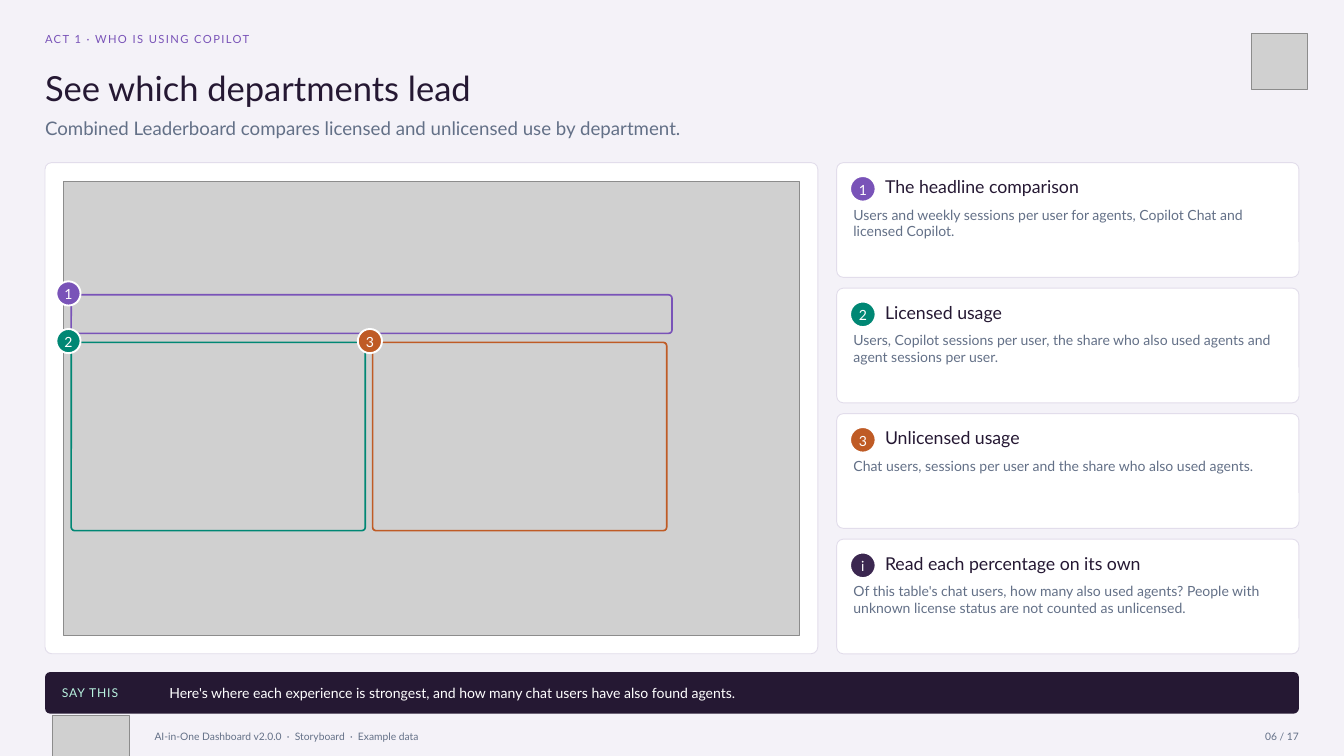
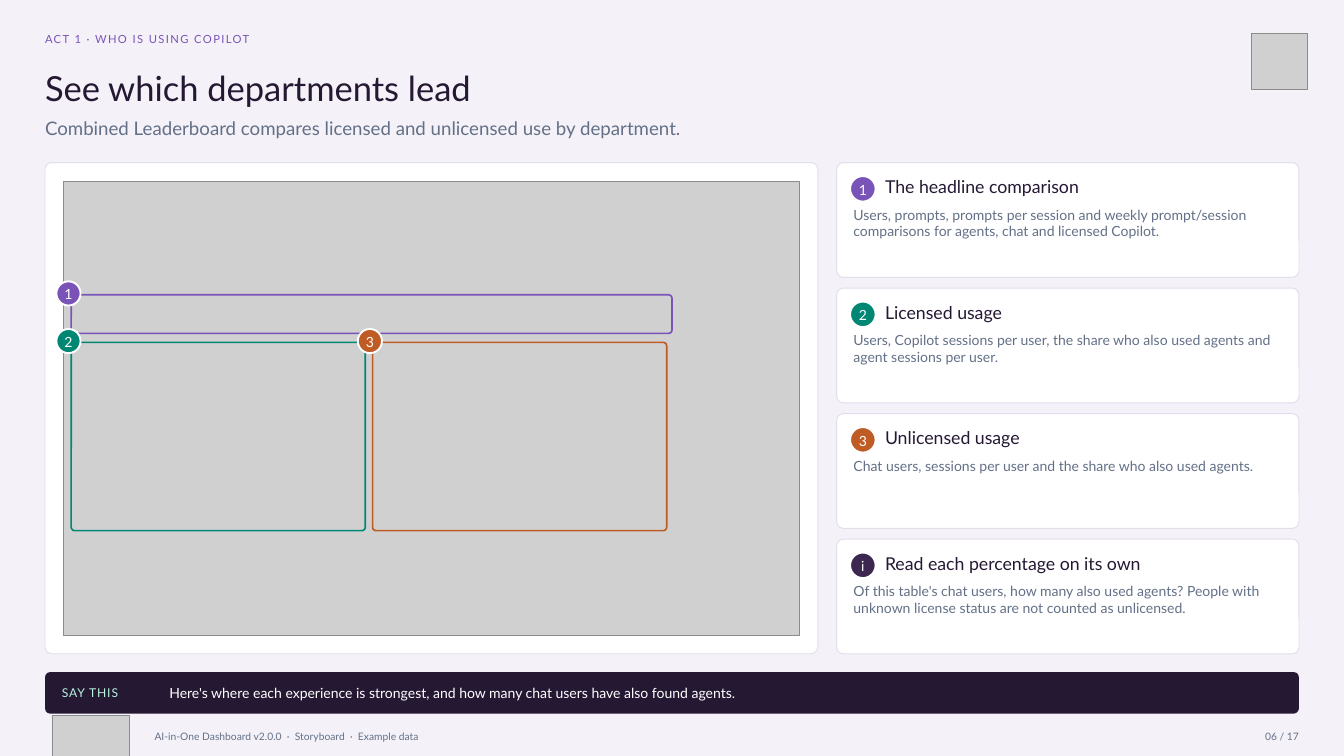
Before and after one commit to microsoft/AI-in-One-Dashboard, a slide deck: slide 6 of AI-in-One-v2.0.0-Storyboard.pptx. Drawn at 1344x756 pixels with LibreOffice and Linux fonts; fonts in the diff are those of the drawing; grey boxes stand for pictures. Boxes give left, top, right and bottom in pixels: in the first picture for what was removed or moved away, otherwise in the second. Text is boxed around its words. In the diff, an @@ line names an element or a change of style, - is before the commit and + after.

```diff
--- a/AI-in-One-v2.0.0-Storyboard.pptx
+++ b/AI-in-One-v2.0.0-Storyboard.pptx
@@ text at <box>853,209,1246,239</box>: text changed @@
-Users and weekly sessions per user for agents, Copilot Chat and licensed Copilot.
+Users, prompts, prompts per session and weekly prompt/session comparisons for agents, chat and licensed Copilot.
```
Also in this commit, not shown: 5 other slides changed, 28 other files.
